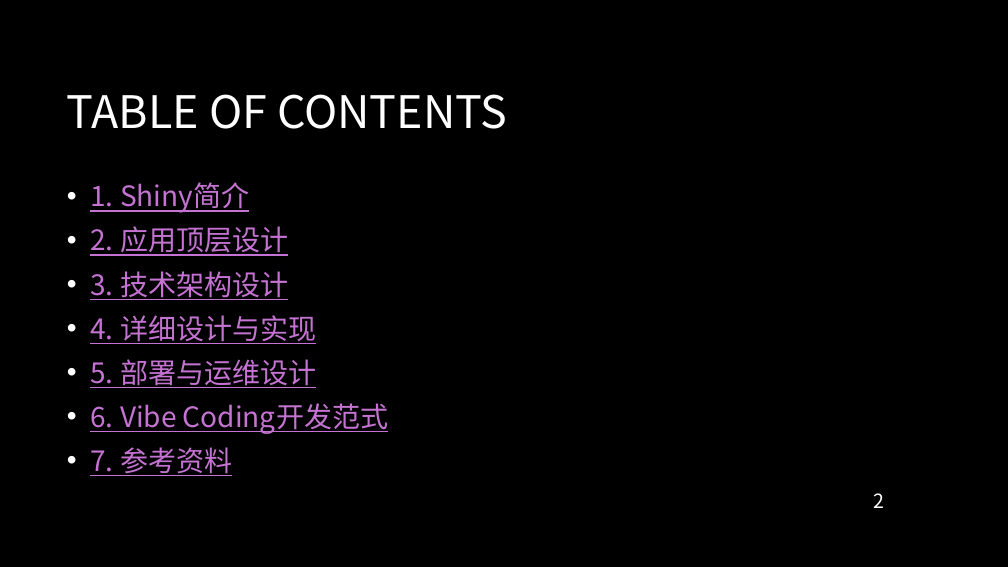
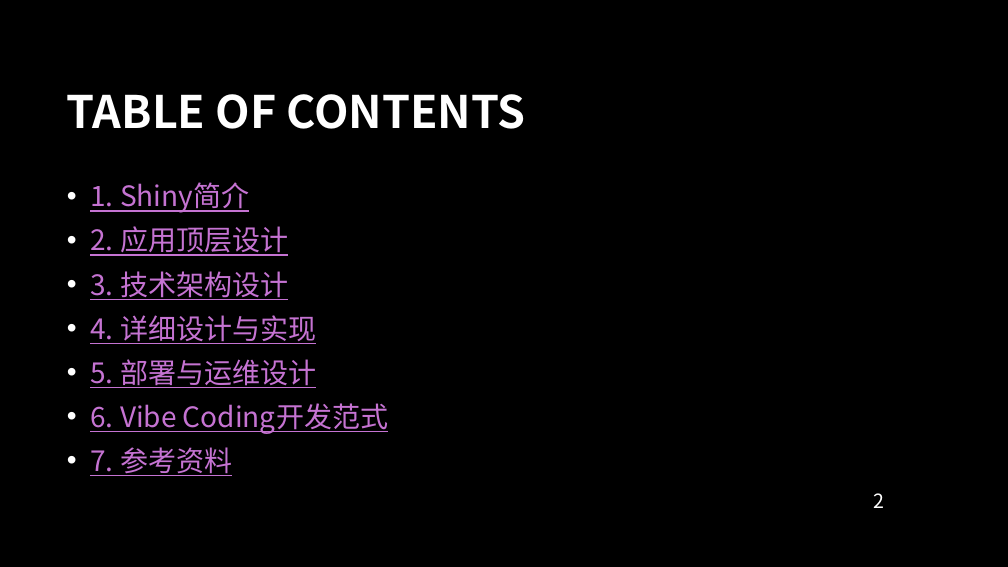
Before and after one commit to Kiriny1999/analysis-ic-model, a slide deck: slide 2 of shiny_share/shiny_app_documentation.pptx. Drawn at 1008x567 pixels with LibreOffice and Linux fonts; fonts in the diff are those of the drawing; background and template pictures are left out. Boxes give left, top, right and bottom in pixels: in the first picture for what was removed or moved away, otherwise in the second. Text is boxed around its words. In the diff, an @@ line names an element or a change of style, - is before the commit and + after.

```diff
--- a/shiny_share/shiny_app_documentation.pptx
+++ b/shiny_share/shiny_app_documentation.pptx
@@ title "TABLE OF CONTENTS" at (67, 94, 526, 129): bold on @@
```
Also in this commit, not shown: 3 other slides changed, 5 other files.
